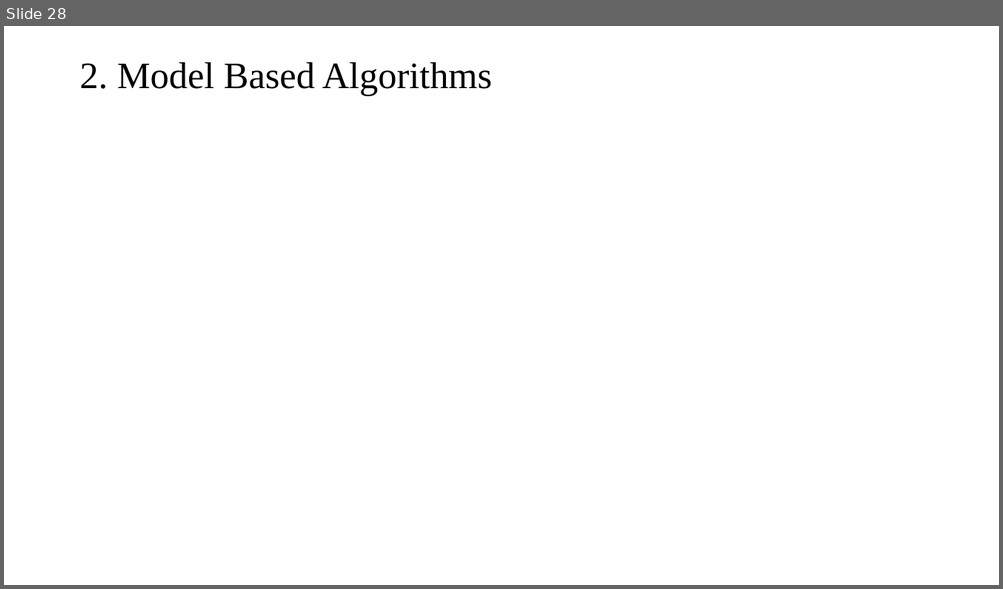
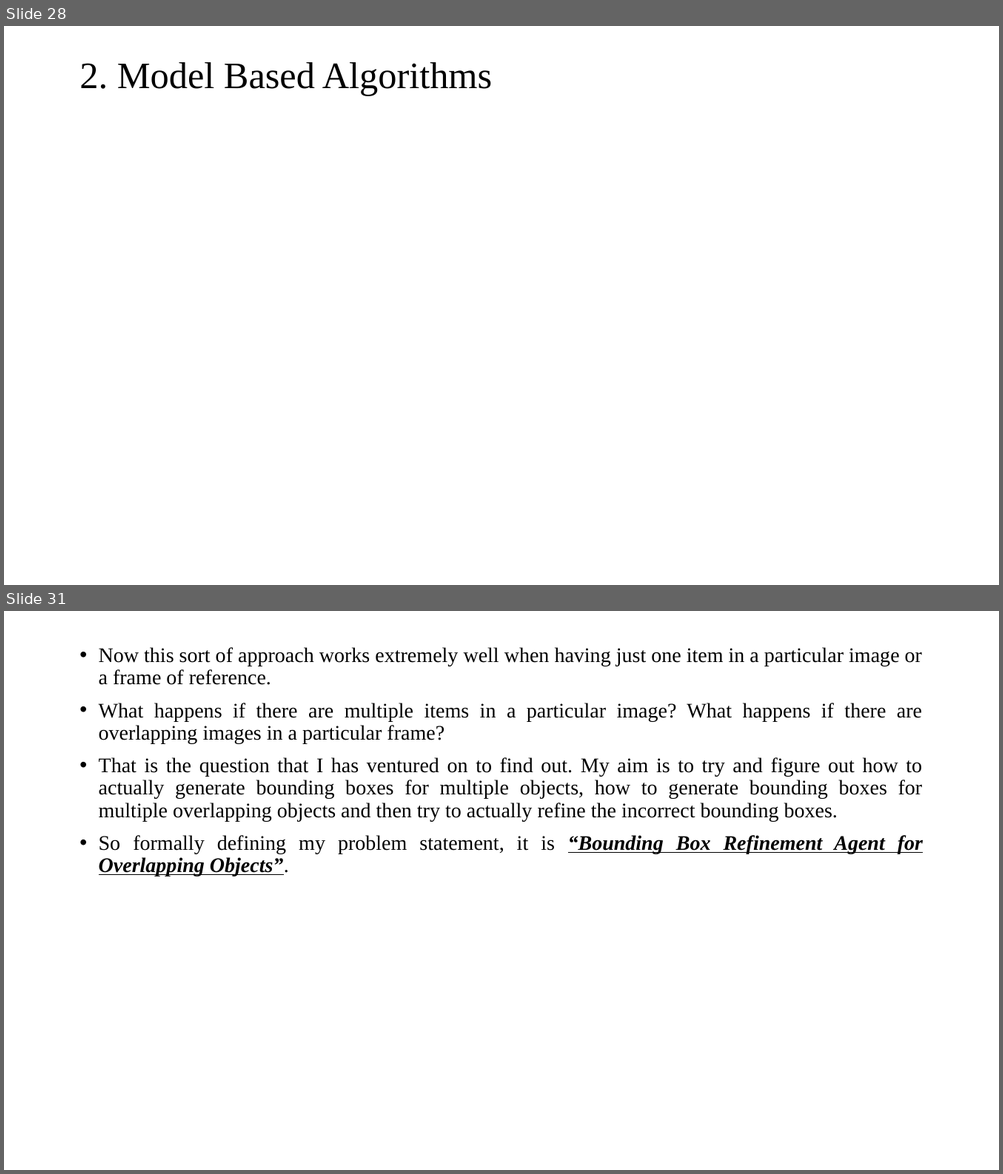
Before and after one commit to mlnewbie1996/Dissertation-MTech, a slide deck: Phase_I/Dissertation_Phase1.pptx. Shown one above the other, each under a label of ours: slide 28 before the commit, slides 28 and 31 after it; the slides between them are not shown. The pictures are 1003x589 and 1003x1174 pixels, drawn with LibreOffice and Linux fonts; fonts in the diff are those of the drawing; grey boxes stand for pictures. Boxes give left, top, right and bottom in pixels: in the first picture for what was removed or moved away, otherwise in the second. Text is boxed around its words. In the diff, an @@ line names an element or a change of style, - is before the commit and + after.

```diff
--- a/Phase_I/Dissertation_Phase1.pptx
+++ b/Phase_I/Dissertation_Phase1.pptx
@@ slide 31 added at <box>4,611,999,1170</box>, background #FFFFFF @@
@@ text added at <box>99,647,922,877</box>, 20 pt, text #000000 @@
+• Now this sort of approach works extremely well when having just one item in a particular image or a frame of reference.
+• What happens if there are multiple items in a particular image? What happens if there are overlapping images in a particular frame?
+• That is the question that I has ventured on to find out. My aim is to try and figure out how to actually generate bounding boxes for multiple objects, how to generate bounding boxes for multiple overlapping objects and then try to actually refine the incorrect bounding boxes.
+• So formally defining my problem statement, it is “Bounding Box Refinement Agent for Overlapping Objects”.
```
Also in this commit, not shown: 1 slide changed, 8 other slides added, 3 slides removed, 9 other files.
